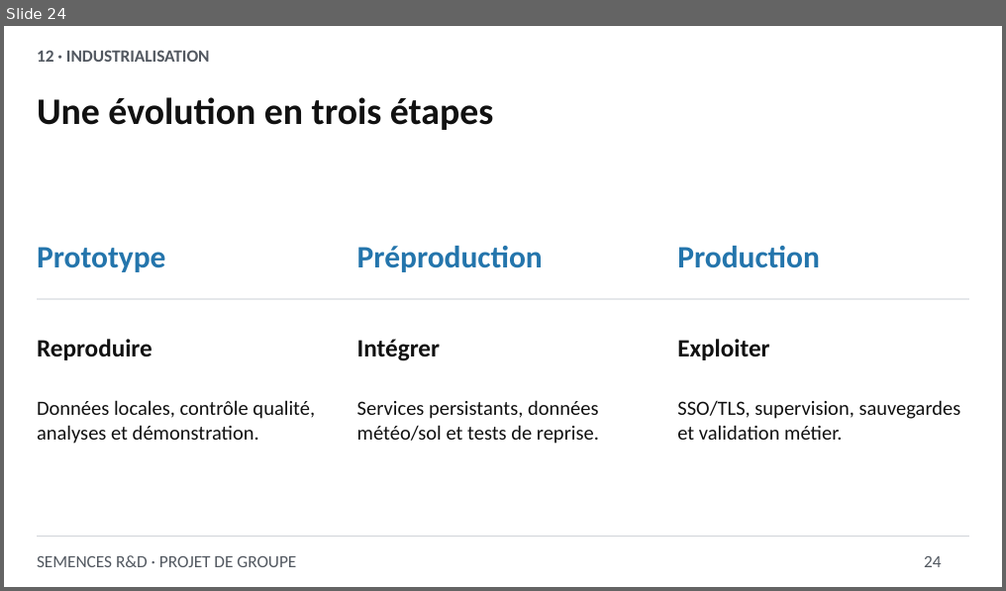
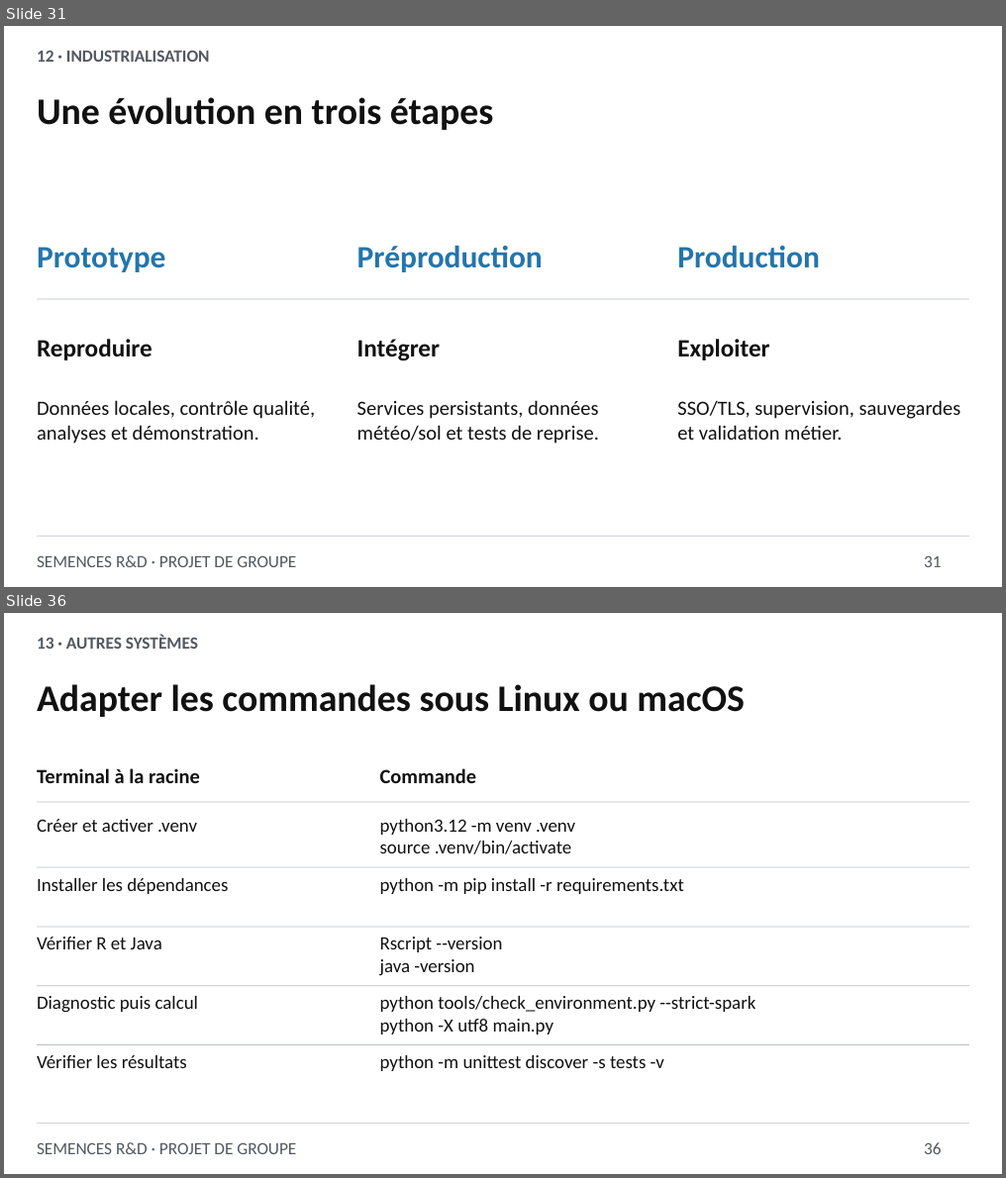
Before and after one commit to salaheddine003/semense, a slide deck: deliverables/presentation_semences.pptx. Shown one above the other, each under a label of ours: slide 24 before the commit, slides 31 and 36 after it; the slides between them are not shown. The pictures are 1006x591 and 1006x1178 pixels, drawn with LibreOffice and Linux fonts; fonts in the diff are those of the drawing. Boxes give left, top, right and bottom in pixels: in the first picture for what was removed or moved away, otherwise in the second. Text is boxed around its words. In the diff, an @@ line names an element or a change of style, - is before the commit and + after.

```diff
--- a/deliverables/presentation_semences.pptx
+++ b/deliverables/presentation_semences.pptx
@@ slide 36 added at bbox=[4, 613, 1002, 1174], background #FFFFFF @@
@@ text added at bbox=[37, 635, 198, 649], 16.5 pt, text #525860, bold @@
+13 · AUTRES SYSTÈMES
@@ text added at bbox=[37, 684, 745, 717], 36 pt, text #111111, bold @@
+Adapter les commandes sous Linux ou macOS
@@ text added at bbox=[37, 768, 200, 783], 19.5 pt, text #111111, bold @@
+Terminal à la racine
@@ text added at bbox=[380, 768, 477, 783], 19.5 pt, text #111111, bold @@
+Commande
@@ rectangle added at bbox=[37, 802, 969, 802], fill #B8BCC4 @@
@@ text added at bbox=[37, 819, 197, 832], 18 pt, text #111111 @@
+Créer et activer .venv
@@ text added at bbox=[380, 819, 575, 855], 18 pt, text #111111 @@
+python3.12 -m venv .venv
+source .venv/bin/activate
@@ rectangle added at bbox=[37, 867, 969, 868], fill #B8BCC4 @@
@@ text added at bbox=[37, 878, 228, 894], 18 pt, text #111111 @@
+Installer les dépendances
@@ text added at bbox=[380, 878, 684, 894], 18 pt, text #111111 @@
+python -m pip install -r requirements.txt
@@ rectangle added at bbox=[37, 927, 969, 928], fill #B8BCC4 @@
@@ text added at bbox=[37, 937, 162, 950], 18 pt, text #111111 @@
+Vérifier R et Java
@@ text added at bbox=[380, 937, 502, 975], 18 pt, text #111111 @@
+Rscript --version
+java -version
@@ rectangle added at bbox=[37, 986, 969, 986], fill #B8BCC4 @@
@@ text added at bbox=[37, 996, 198, 1013], 18 pt, text #111111 @@
+Diagnostic puis calcul
@@ text added at bbox=[380, 996, 755, 1035], 18 pt, text #111111 @@
+python tools/check_environment.py --strict-spark
+python -X utf8 main.py
@@ rectangle added at bbox=[37, 1045, 969, 1046], fill #B8BCC4 @@
@@ text added at bbox=[37, 1056, 187, 1068], 18 pt, text #111111 @@
+Vérifier les résultats
@@ text added at bbox=[380, 1056, 664, 1071], 18 pt, text #111111 @@
+python -m unittest discover -s tests -v
@@ rectangle added at bbox=[37, 1123, 969, 1124], fill #B8BCC4 @@
@@ text added at bbox=[37, 1143, 296, 1155], 16.5 pt, text #525860 @@
+SEMENCES R&D · PROJET DE GROUPE
@@ text added at bbox=[924, 1143, 941, 1155], 16.5 pt, text #525860 @@
+36
@@ what was slide 24 is now slide 31 @@
@@ slide 31 changed as well @@
@@ text at bbox=[924, 557, 941, 568]: text changed @@
-24
+31
```
Also in this commit, not shown: 21 other slides changed, 13 other slides added, 2 other files.
